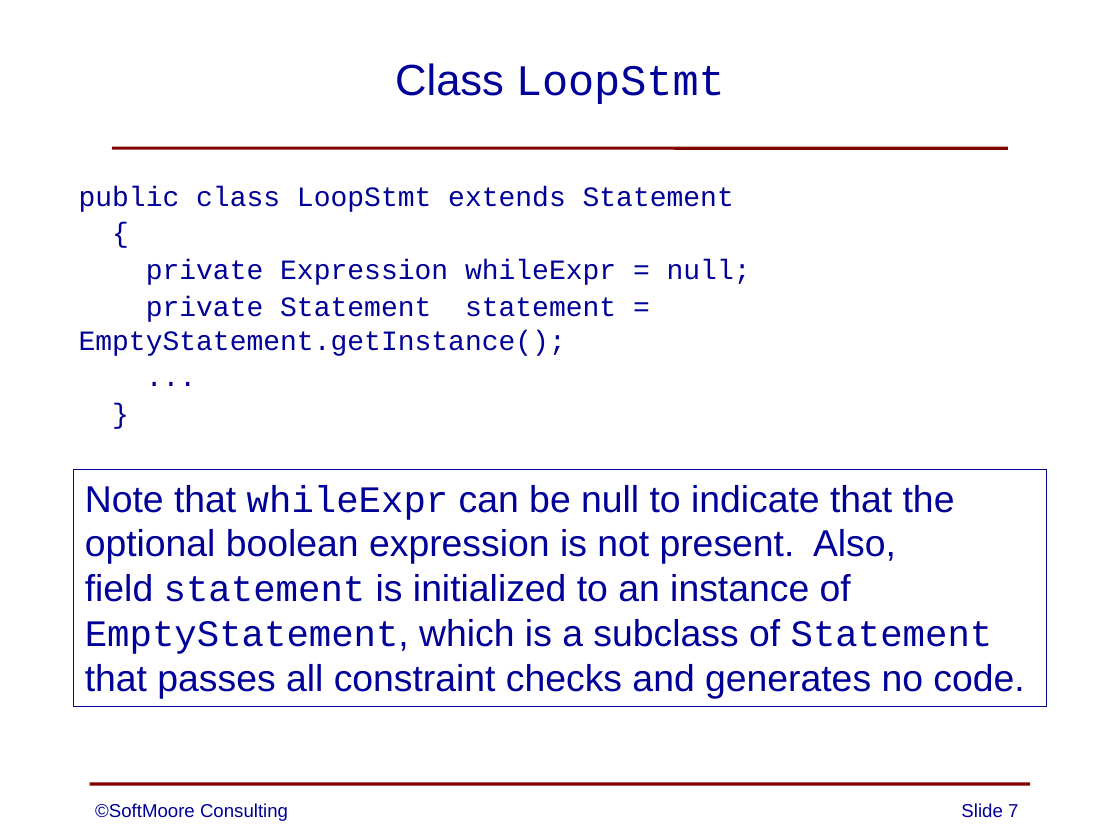
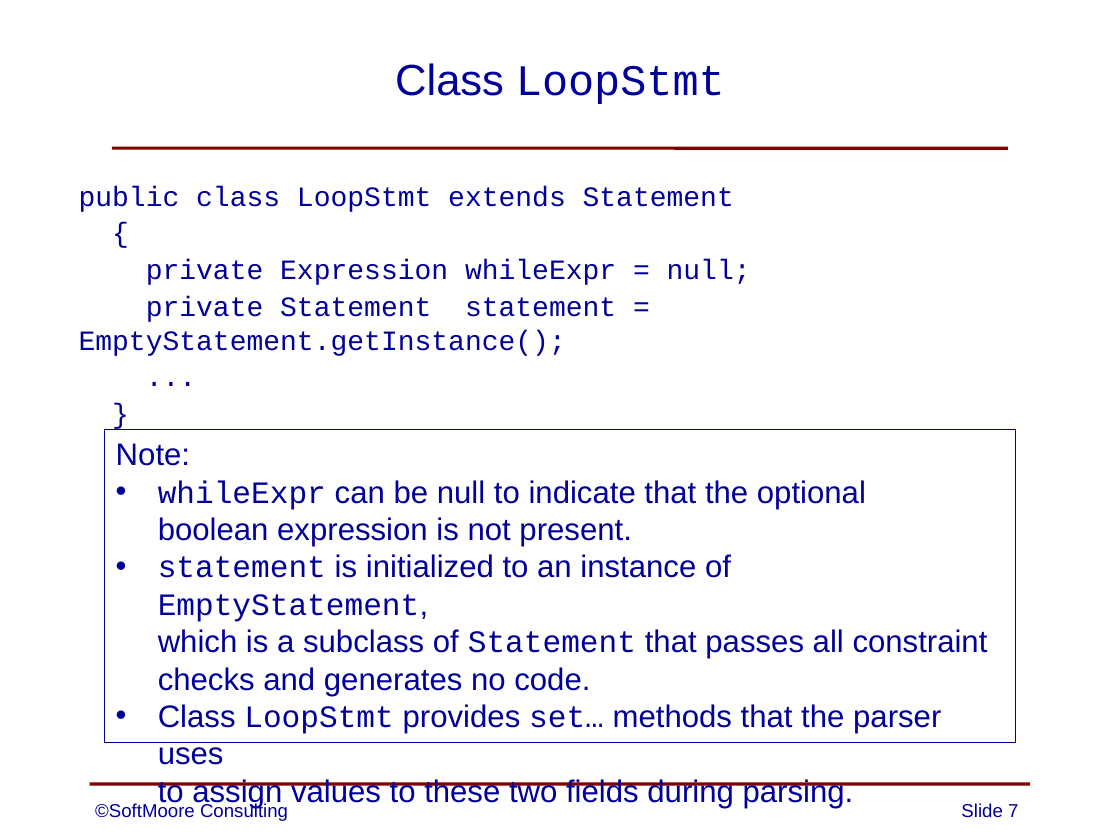
Before and after one commit to SoftMoore/CPRL-Java-3rd, a slide deck: slide 7 of PowerPoints/08 - Abstract Syntax Trees.pptx. Drawn at 1120x840 pixels with LibreOffice and Linux fonts; fonts in the diff are those of the drawing. Boxes give left, top, right and bottom in pixels: in the first picture for what was removed or moved away, otherwise in the second. Text is boxed around its words. In the diff, an @@ line names an element or a change of style, - is before the commit and + after.

```diff
--- a/PowerPoints/08 - Abstract Syntax Trees.pptx
+++ b/PowerPoints/08 - Abstract Syntax Trees.pptx
@@ rectangle "Note:": place and size @@
-rectangle "Note:" at [74,469,1046,707]
+rectangle "Note:" at [105,429,1016,741]
@@ text in rectangle at [116,443,988,808]: text changed; size 24 to 20 pt @@
-Note that whileExpr can be null to indicate that the
-optional boolean expression is not present. Also,
-field statement is initialized to an instance of
-EmptyStatement, which is a subclass of Statement
-that passes all constraint checks and generates no code.
+Note:
+• whileExpr can be null to indicate that the optional
+  boolean expression is not present.
+• statement is initialized to an instance of EmptyStatement,
+  which is a subclass of Statement that passes all constraint
+  checks and generates no code.
+• Class LoopStmt provides set… methods that the parser uses
+  to assign values to these two fields during parsing.
```
Also in this commit, not shown: 5 other slides changed.
